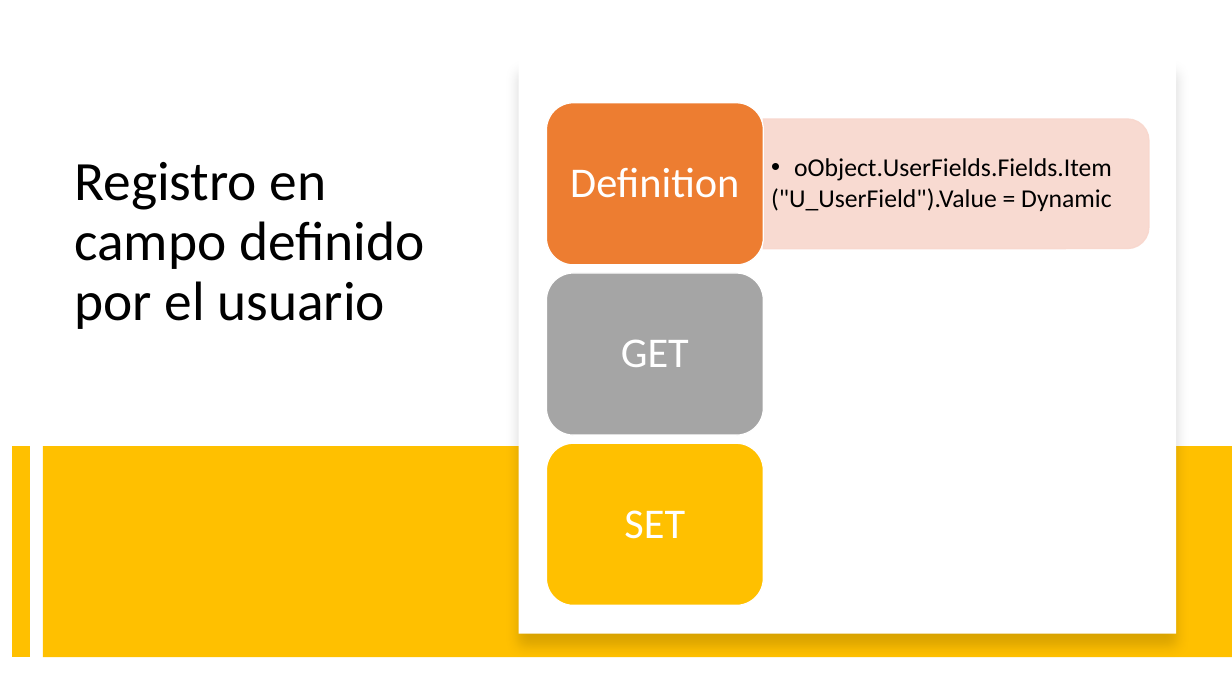
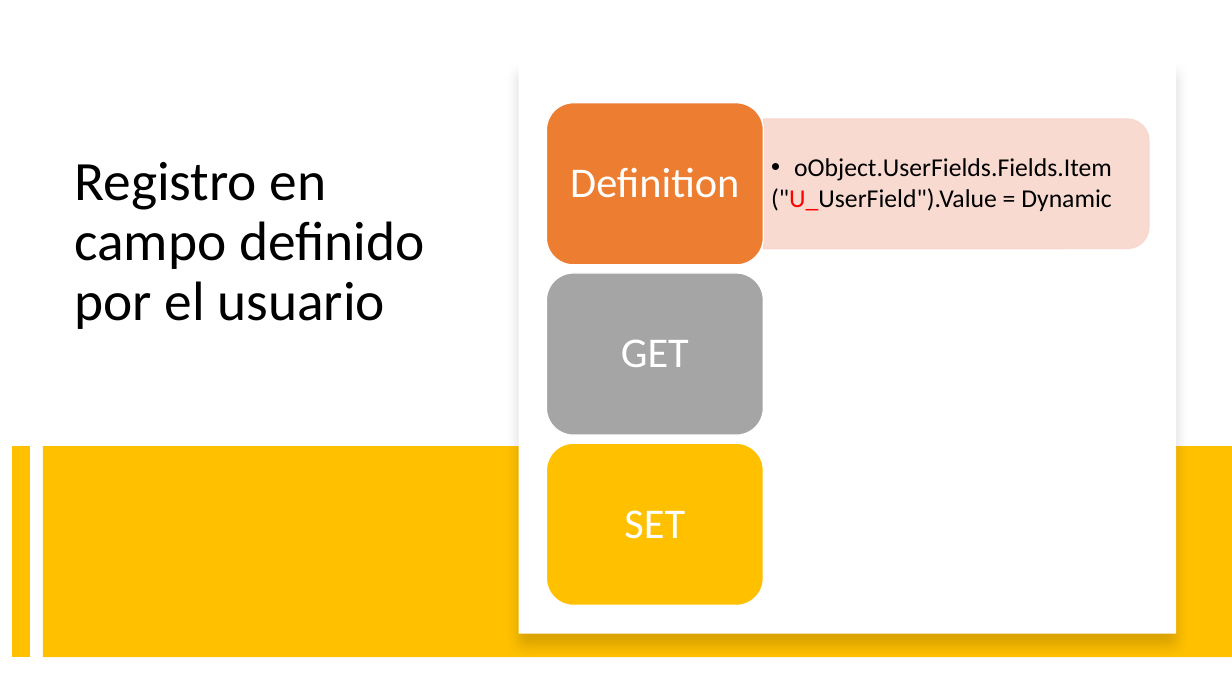
Before and after one commit to onesolutionsGT/CAPACITACION-DIDELCO, a slide deck: slide 24 of POWERPOINT/SBO_DIAPI.pptx. Drawn at 1232x693 pixels with LibreOffice and Linux fonts; fonts in the diff are those of the drawing. Boxes give left, top, right and bottom in pixels: in the first picture for what was removed or moved away, otherwise in the second. Text is boxed around its words. In the diff, an @@ line names an element or a change of style, - is before the commit and + after.

```diff
--- a/POWERPOINT/SBO_DIAPI.pptx
+++ b/POWERPOINT/SBO_DIAPI.pptx
@@ text at box(771, 188, 1112, 211): text colour #000000 to #FF0000 in "("U_UserField").Value" @@
```
Also in this commit, not shown: 2 other slides changed, 4 slides added, 7 other files.
